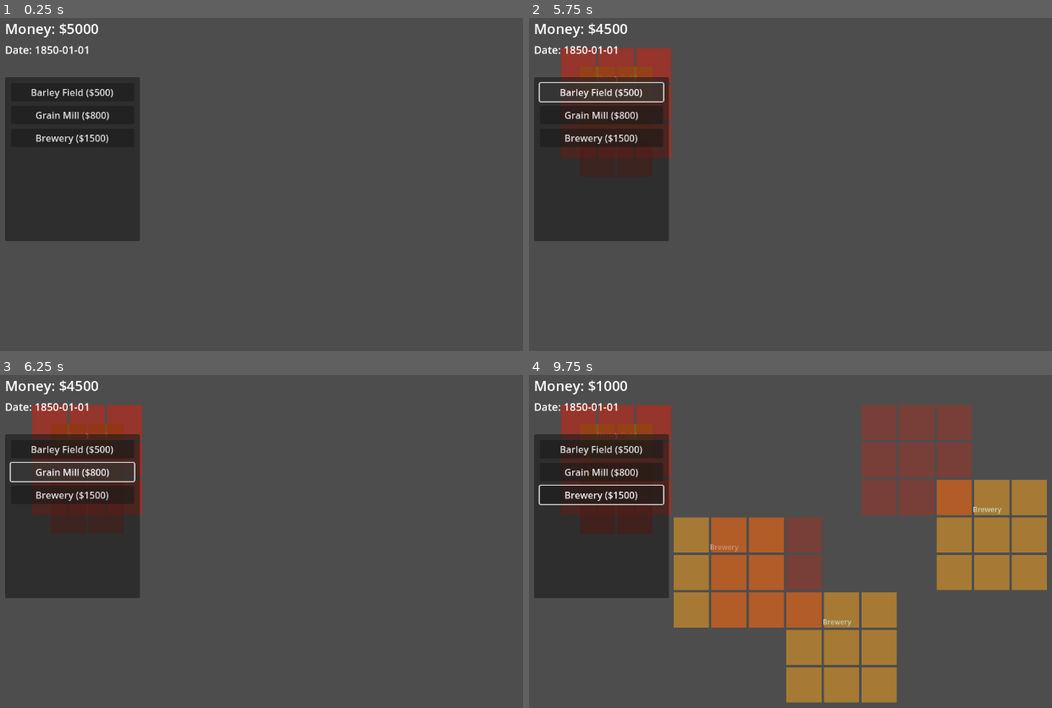
Above: before the commit, frames 1-4 (two rows, left to right).
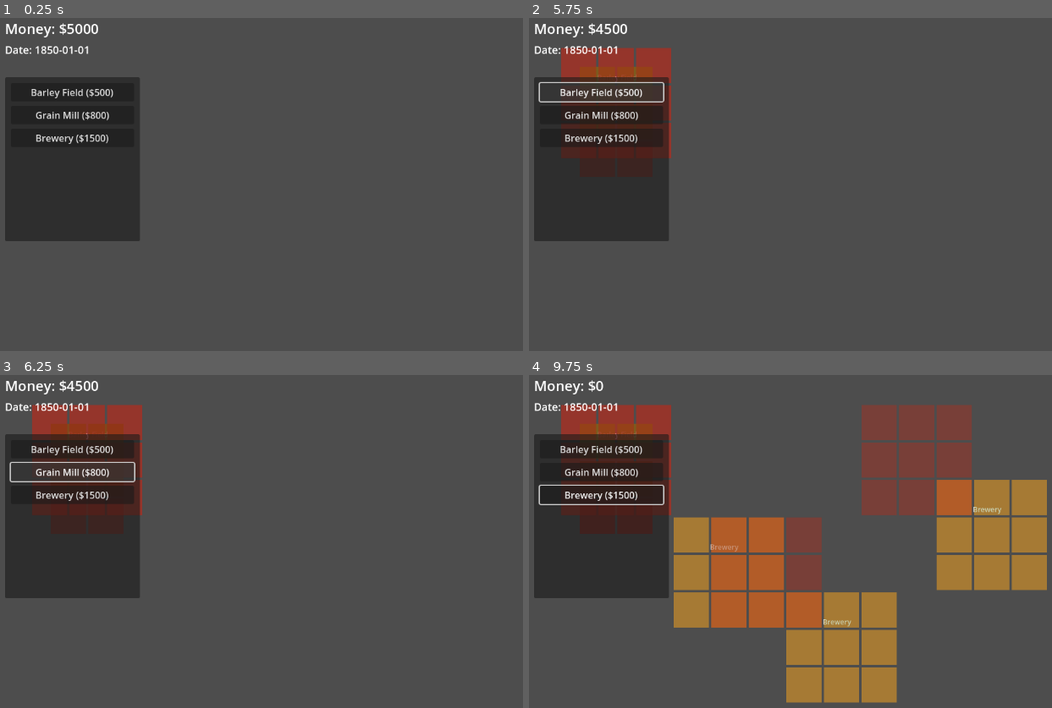
Above: after the commit, the same moments.

Repository: GergelyKrista/butykos
Game: Godot game, scene res://scenes/world_map/world_map.tscn
Two runs of this game, one before a commit and one after it. Both use one fixed random seed, a clock stepped at 60 frames per second and the inputs below.
Inputs (mouse positions are in pixels of both pictures, inside the frame that each line leads up to):
- Up to frame 1 (0.25 s): no input
- Up to frame 2 (5.75 s): click "Barley Field ($500)" at 0.5 s; click "Grain Mill ($800)" at 1.25 s; click "Brewery ($1500)" at 2 s; click "Barley Field ($500)" at 2.75 s; click "Grain Mill ($800)" at 3.5 s; click "Brewery ($1500)" at 4.25 s; click "Barley Field ($500)" at 5 s
- Up to frame 3 (6.25 s): click "Grain Mill ($800)" at 5.75 s
- Up to frame 4 (9.75 s): click "Brewery ($1500)" at 6.5 s; tap Enter at 7.25, 8.75 s; move the mouse to (1010, 534) at 7.27 s; click (1010, 534) at 7.42 s; tap Space at 8, 9.5 s; drag from (722, 571) to (827, 628) at 8.02 s; move the mouse to (926, 471) at 8.77 s; click (926, 471) at 8.92 s; drag from (827, 628) to (659, 498) at 9.52 s

Frames 1-3 are identical in both runs. In frame 4, 0.1% of the frame differs, in the area x 12-19%, y 1-5%.

Commit message:
Implement input-based production and logistics system
Production System Updates:
- ProductionManager now checks for input requirements before producing
- Facilities consume inputs from their inventory during production
- Production blocked if insufficient inputs available
- Only final products (ale, whiskey, etc.) are auto-sold
- Intermediate products (barley, malt) stay in inventory for logistics

Inventory System:
- Per-facility inventory tracking
- Functions to add/remove items from facilities
- Support for external item delivery (logistics)
- Inventory queries by facility and product

Logistics System:
- LogisticsManager handles routes between facilities
- Routes specify source, destination, and product to transport
- Vehicles automatically pickup, travel, and deliver cargo
- Configurable vehicle speed and pickup amounts
- Instant delivery mode for testing

Features:
- Route creation and removal
- Vehicle state machine (at_source, traveling, at_destination)
- Automatic cargo pickup when available
- Delivery to destination facility inventory
- Routes removed when facilities are demolished

This creates a real supply chain where:
- Barley Field produces barley → stays in inventory
- Route transports barley → Grain Mill
- Grain Mill consumes barley → produces malt
- Route transports malt → Brewery
- Brewery consumes malt → produces ale
- Ale is sold for profit

🤖 Generated with [Claude Code](https://claude.com/claude-code)

Co-Authored-By: Claude <noreply@anthropic.com>

Diff:
--- a/project.godot
+++ b/project.godot
@@ -24,3 +24,4 @@
 WorldManager="*res://systems/world_manager.gd"
 EconomyManager="*res://systems/economy_manager.gd"
 ProductionManager="*res://systems/production_manager.gd"
+LogisticsManager="*res://systems/logistics_manager.gd"
--- /dev/null
+++ b/systems/logistics_manager.gd
@@ -0,0 +1,332 @@
+extends Node
+
+## LogisticsManager - Routes, vehicles, and cargo transport
+##
+## Manages transportation of goods between facilities via routes and vehicles.
+## Handles pickup, delivery, and vehicle movement.
+
+# ========================================
+# STATE
+# ========================================
+
+# Dictionary of routes: { route_id: route_data }
+var routes: Dictionary = {}
+
+# Dictionary of vehicles: { vehicle_id: vehicle_data }
+var vehicles: Dictionary = {}
+
+# Counter for generating unique IDs
+var _next_route_id: int = 1
+var _next_vehicle_id: int = 1
+
+# ========================================
+# CONFIGURATION
+# ========================================
+
+var vehicle_speed: float = 50.0  # pixels per second
+var pickup_amount: int = 10      # units to pickup per trip
+var instant_delivery: bool = false  # For testing: instant delivery
+
+# ========================================
+# INITIALIZATION
+# ========================================
+
+func _ready() -> void:
+	print("LogisticsManager initialized")
+
+	# Connect to facility events
+	EventBus.facility_removed.connect(_on_facility_removed)
+
+
+func _process(delta: float) -> void:
+	_update_vehicles(delta)
+
+
+# ========================================
+# ROUTE MANAGEMENT
+# ========================================
+
+func create_route(source_id: String, destination_id: String, product: String) -> String:
+	"""Create a route between two facilities for a specific product"""
+
+	# Validate facilities exist
+	var source = WorldManager.get_facility(source_id)
+	var destination = WorldManager.get_facility(destination_id)
+
+	if source.is_empty() or destination.is_empty():
+		push_error("Cannot create route: invalid facilities")
+		return ""
+
+	# Generate route ID
+	var route_id = "route_%d" % _next_route_id
+	_next_route_id += 1
+
+	# Create route data
+	var route = {
+		"id": route_id,
+		"source_id": source_id,
+		"destination_id": destination_id,
+		"product": product,
+		"active": true,
+		"created_date": GameManager.current_date.duplicate()
+	}
+
+	routes[route_id] = route
+
+	# Create a vehicle for this route
+	var vehicle_id = _create_vehicle(route_id, source_id, destination_id)
+	route.vehicle_id = vehicle_id
+
+	print("Route created: %s → %s (%s)" % [source_id, destination_id, product])
+	EventBus.route_created.emit(route)
+
+	return route_id
+
+
+func remove_route(route_id: String) -> bool:
+	"""Remove a route and its vehicle"""
+
+	if not routes.has(route_id):
+		return false
+
+	var route = routes[route_id]
+
+	# Remove vehicle
+	if route.has("vehicle_id"):
+		_remove_vehicle(route.vehicle_id)
+
+	# Remove route
+	routes.erase(route_id)
+
+	print("Route removed: %s" % route_id)
+	EventBus.route_removed.emit(route_id)
+
+	return true
+
+
+func get_route(route_id: String) -> Dictionary:
+	"""Get route data"""
+	return routes.get(route_id, {})
+
+
+func get_routes_from_facility(facility_id: String) -> Array[Dictionary]:
+	"""Get all routes originating from a facility"""
+	var result: Array[Dictionary] = []
+	for route in routes.values():
+		if route.source_id == facility_id:
+			result.append(route)
+	return result
+
+
+func get_routes_to_facility(facility_id: String) -> Array[Dictionary]:
+	"""Get all routes going to a facility"""
+	var result: Array[Dictionary] = []
+	for route in routes.values():
+		if route.destination_id == facility_id:
+			result.append(route)
+	return result
+
+
+# ========================================
+# VEHICLE MANAGEMENT
+# ========================================
+
+func _create_vehicle(route_id: String, source_id: String, destination_id: String) -> String:
+	"""Create a vehicle for a route"""
+
+	var vehicle_id = "vehicle_%d" % _next_vehicle_id
+	_next_vehicle_id += 1
+
+	var source = WorldManager.get_facility(source_id)
+	var destination = WorldManager.get_facility(destination_id)
+
+	var vehicle = {
+		"id": vehicle_id,
+		"route_id": route_id,
+		"source_id": source_id,
+		"destination_id": destination_id,
+		"state": "at_source",  # at_source, traveling, at_destination
+		"position": source.world_pos,
+		"cargo": {},
+		"travel_progress": 0.0  # 0.0 to 1.0
+	}
+
+	vehicles[vehicle_id] = vehicle
+
+	EventBus.vehicle_created.emit(vehicle)
+
+	return vehicle_id
+
+
+func _remove_vehicle(vehicle_id: String) -> void:
+	"""Remove a vehicle"""
+	vehicles.erase(vehicle_id)
+
+
+# ========================================
+# VEHICLE UPDATES
+# ========================================
+
+func _update_vehicles(delta: float) -> void:
+	"""Update all vehicle states"""
+
+	for vehicle_id in vehicles.keys():
+		var vehicle = vehicles[vehicle_id]
+		var route = routes.get(vehicle.route_id, {})
+
+		if route.is_empty() or not route.get("active", false):
+			continue
+
+		match vehicle.state:
+			"at_source":
+				_handle_pickup(vehicle, route)
+			"traveling":
+				_handle_travel(vehicle, route, delta)
+			"at_destination":
+				_handle_delivery(vehicle, route)
+
+
+func _handle_pickup(vehicle: Dictionary, route: Dictionary) -> void:
+	"""Handle vehicle pickup at source facility"""
+
+	var source_id = route.source_id
+	var product = route.product
+
+	# Check if source has product available
+	var available = ProductionManager.get_inventory_item(source_id, product)
+
+	if available >= pickup_amount:
+		# Pickup cargo
+		if ProductionManager.remove_item_from_facility(source_id, product, pickup_amount):
+			vehicle.cargo[product] = pickup_amount
+			vehicle.state = "traveling"
+			vehicle.travel_progress = 0.0
+			print("Vehicle %s picked up %d %s from %s" % [
+				vehicle.id, pickup_amount, product, source_id
+			])
+
+
+func _handle_travel(vehicle: Dictionary, route: Dictionary, delta: float) -> void:
+	"""Handle vehicle traveling between facilities"""
+
+	if instant_delivery:
+		# Skip travel animation for testing
+		vehicle.travel_progress = 1.0
+
+	var source = WorldManager.get_facility(route.source_id)
+	var destination = WorldManager.get_facility(route.destination_id)
+
+	# Calculate distance
+	var distance = source.world_pos.distance_to(destination.world_pos)
+	var travel_time = distance / vehicle_speed
+
+	# Update progress
+	vehicle.travel_progress += delta / max(travel_time, 0.1)
+
+	# Update position (interpolate between source and destination)
+	vehicle.position = source.world_pos.lerp(destination.world_pos, vehicle.travel_progress)
+
+	# Check if arrived
+	if vehicle.travel_progress >= 1.0:
+		vehicle.state = "at_destination"
+		vehicle.position = destination.world_pos
+
+
+func _handle_delivery(vehicle: Dictionary, route: Dictionary) -> void:
+	"""Handle vehicle delivery at destination facility"""
+
+	var destination_id = route.destination_id
+	var product = route.product
+
+	# Deliver cargo
+	if vehicle.cargo.has(product):
+		var quantity = vehicle.cargo[product]
+		if ProductionManager.add_item_to_facility(destination_id, product, quantity):
+			vehicle.cargo.erase(product)
+			print("Vehicle %s delivered %d %s to %s" % [
+				vehicle.id, quantity, product, destination_id
+			])
+
+			EventBus.cargo_delivered.emit(vehicle.id, {"product": product, "quantity": quantity})
+
+	# Return to source
+	vehicle.state = "at_source"
+	vehicle.travel_progress = 0.0
+
+	var source = WorldManager.get_facility(route.source_id)
+	vehicle.position = source.world_pos
+
+
+# ========================================
+# FACILITY EVENT HANDLERS
+# ========================================
+
+func _on_facility_removed(facility_id: String) -> void:
+	"""Remove routes when a facility is removed"""
+
+	var routes_to_remove: Array[String] = []
+
+	for route_id in routes.keys():
+		var route = routes[route_id]
+		if route.source_id == facility_id or route.destination_id == facility_id:
+			routes_to_remove.append(route_id)
+
+	for route_id in routes_to_remove:
+		remove_route(route_id)
+
+
+# ========================================
+# QUERIES
+# ========================================
+
+func get_all_routes() -> Array[Dictionary]:
+	"""Get all routes"""
+	var result: Array[Dictionary] = []
+	result.assign(routes.values())
+	return result
+
+
+func get_all_vehicles() -> Array[Dictionary]:
+	"""Get all vehicles"""
+	var result: Array[Dictionary] = []
+	result.assign(vehicles.values())
+	return result
+
+
+func get_vehicle_count() -> int:
+	"""Get total number of vehicles"""
+	return vehicles.size()
+
+
+func get_route_count() -> int:
+	"""Get total number of routes"""
+	return routes.size()
+
+
+# ========================================
+# DEBUG
+# ========================================
+
+func print_logistics_status() -> void:
+	"""Debug: Print logistics status"""
+	print("=== Logistics Status ===")
+	print("Routes: %d" % routes.size())
+	print("Vehicles: %d" % vehicles.size())
+
+	for route_id in routes:
+		var route = routes[route_id]
+		print("  Route %s: %s → %s (%s)" % [
+			route_id,
+			route.source_id,
+			route.destination_id,
+			route.product
+		])
+
+	for vehicle_id in vehicles:
+		var vehicle = vehicles[vehicle_id]
+		print("  Vehicle %s: state=%s, cargo=%s, progress=%.1f%%" % [
+			vehicle_id,
+			vehicle.state,
+			str(vehicle.cargo),
+			vehicle.travel_progress * 100
+		])
--- a/systems/production_manager.gd
+++ b/systems/production_manager.gd
@@ -80,7 +80,30 @@
 	if output_product.is_empty() or output_quantity == 0:
 		return
 
-	# Add to inventory
+	# Check if facility requires inputs
+	var input_product = production_data.get("input", "")
+	var input_quantity = production_data.get("input_quantity", 0)
+
+	if not input_product.is_empty() and input_quantity > 0:
+		# Check if we have enough input materials
+		var current_input = get_inventory_item(facility_id, input_product)
+		if current_input < input_quantity:
+			# Not enough inputs, can't produce
+			print("Production blocked: %s needs %d %s (has %d)" % [
+				facility_def.get("name", facility.type),
+				input_quantity,
+				input_product,
+				current_input
+			])
+			# Reset timer to try again
+			production_timers[facility_id] = cycle_time
+			return
+
+		# Consume inputs
+		_remove_from_inventory(facility_id, input_product, input_quantity)
+		print("Consumed %d %s for production" % [input_quantity, input_product])
+
+	# Add output to inventory
 	_add_to_inventory(facility_id, output_product, output_quantity)
 
 	# Reset timer
@@ -92,8 +115,8 @@
 		output_product
 	])
 
-	# Auto-sell if enabled
-	if auto_sell_enabled:
+	# Auto-sell if enabled (only if this is a final product with no downstream use)
+	if auto_sell_enabled and _should_auto_sell(output_product):
 		_sell_product(facility_id, output_product, output_quantity)
 
 
@@ -130,9 +153,38 @@
 	return production_outputs.get(facility_id, {})
 
 
+func get_inventory_item(facility_id: String, product: String) -> int:
+	"""Get quantity of a specific product in facility inventory"""
+	if not production_outputs.has(facility_id):
+		return 0
+	return production_outputs[facility_id].get(product, 0)
+
+
+func add_item_to_facility(facility_id: String, product: String, quantity: int) -> bool:
+	"""Add items to facility from external source (logistics). Returns true if successful."""
+	if not WorldManager.get_facility(facility_id):
+		return false
+
+	_add_to_inventory(facility_id, product, quantity)
+	print("Delivered %d %s to facility %s" % [quantity, product, facility_id])
+	return true
+
+
+func remove_item_from_facility(facility_id: String, product: String, quantity: int) -> bool:
+	"""Remove items from facility for logistics. Returns true if successful."""
+	return _remove_from_inventory(facility_id, product, quantity)
+
+
 # ========================================
 # SELLING
 # ========================================
+
+func _should_auto_sell(product: String) -> bool:
+	"""Check if a product should be auto-sold (is it a final product?)"""
+	# Final products that can be sold directly
+	var final_products = ["ale", "lager", "wheat_beer", "whiskey", "vodka", "premium_whiskey"]
+	return product in final_products
+
 
 func _sell_product(facility_id: String, product: String, quantity: int) -> void:
 	"""Sell product to market"""
Not shown: 1 places in scenes/world_map/world_map.tscn that only renumber resources
